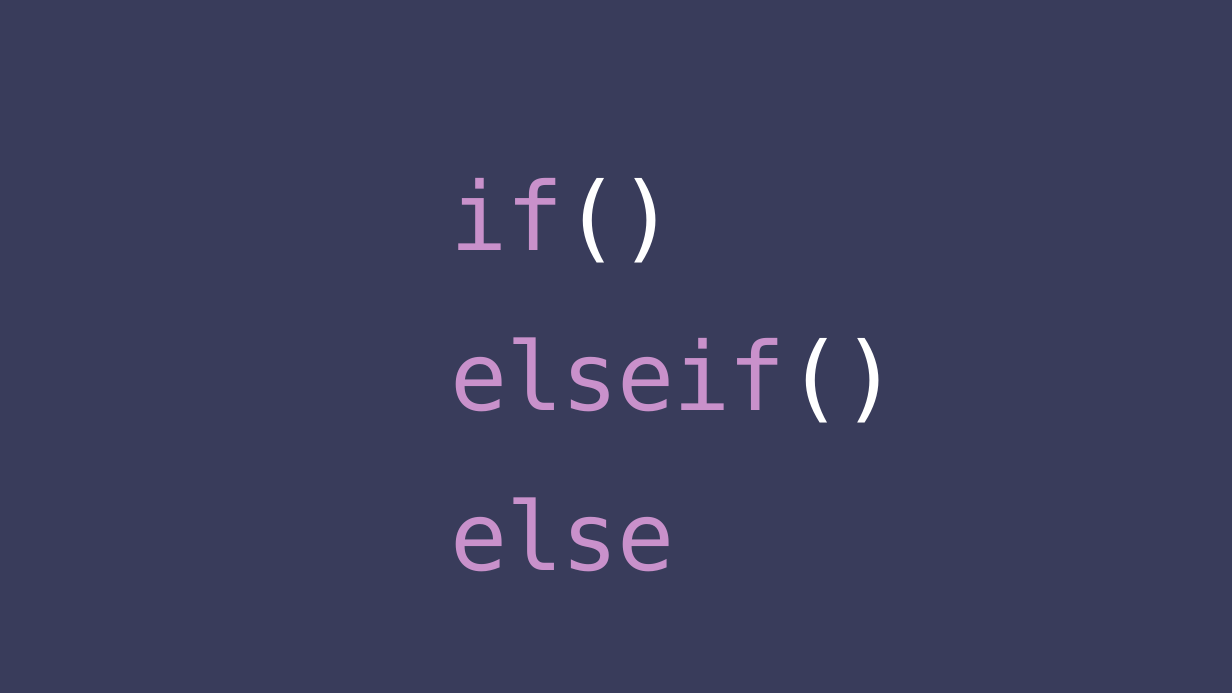
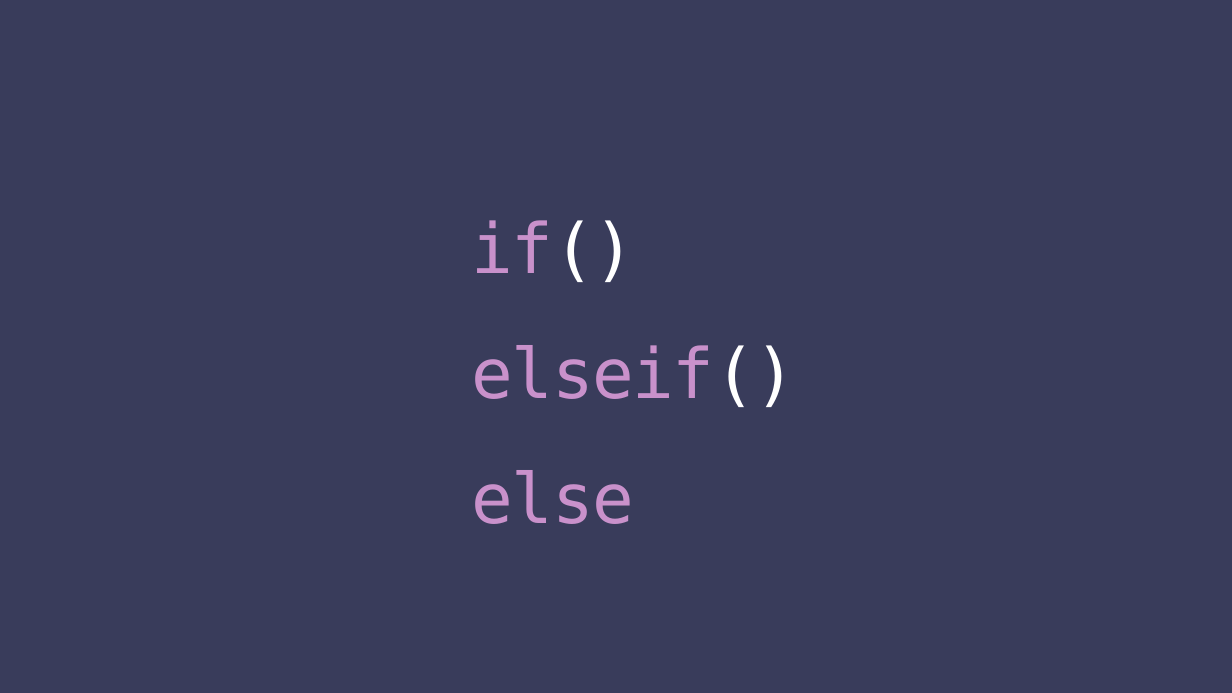
Before and after one commit to anh-khue/PhpSeminar, a slide deck: slide 15 of Build a simple website using PHP.pptx. Drawn at 1232x693 pixels with LibreOffice and Linux fonts; fonts in the diff are those of the drawing. Boxes give left, top, right and bottom in pixels: in the first picture for what was removed or moved away, otherwise in the second. Text is boxed around its words. In the diff, an @@ line names an element or a change of style, - is before the commit and + after.

```diff
--- a/Build a simple website using PHP.pptx
+++ b/Build a simple website using PHP.pptx
@@ text "if()": place and size @@
-text "if()" at (450, 178, 898, 572)
+text "if()" at (472, 220, 797, 524)
@@ text "if()" at (472, 220, 797, 524): size 74 to 54 pt; line spacing 1.4 to 1.5 @@
```
Also in this commit, not shown: 10 other slides changed, 23 other files.
